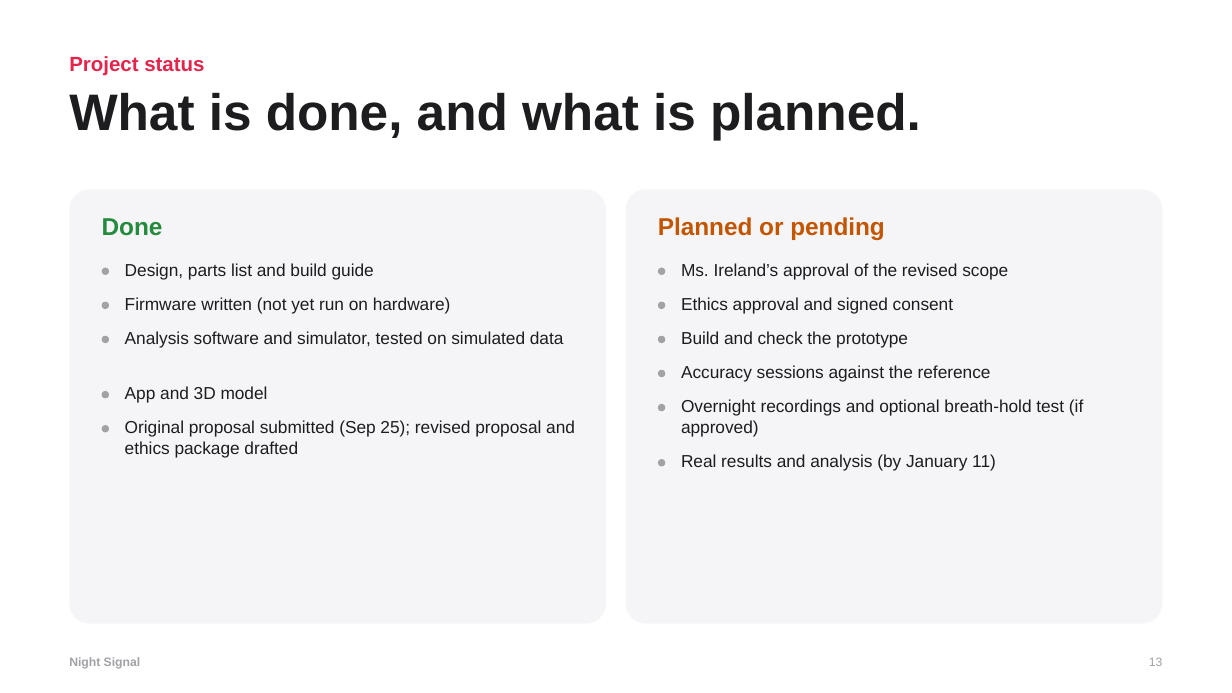
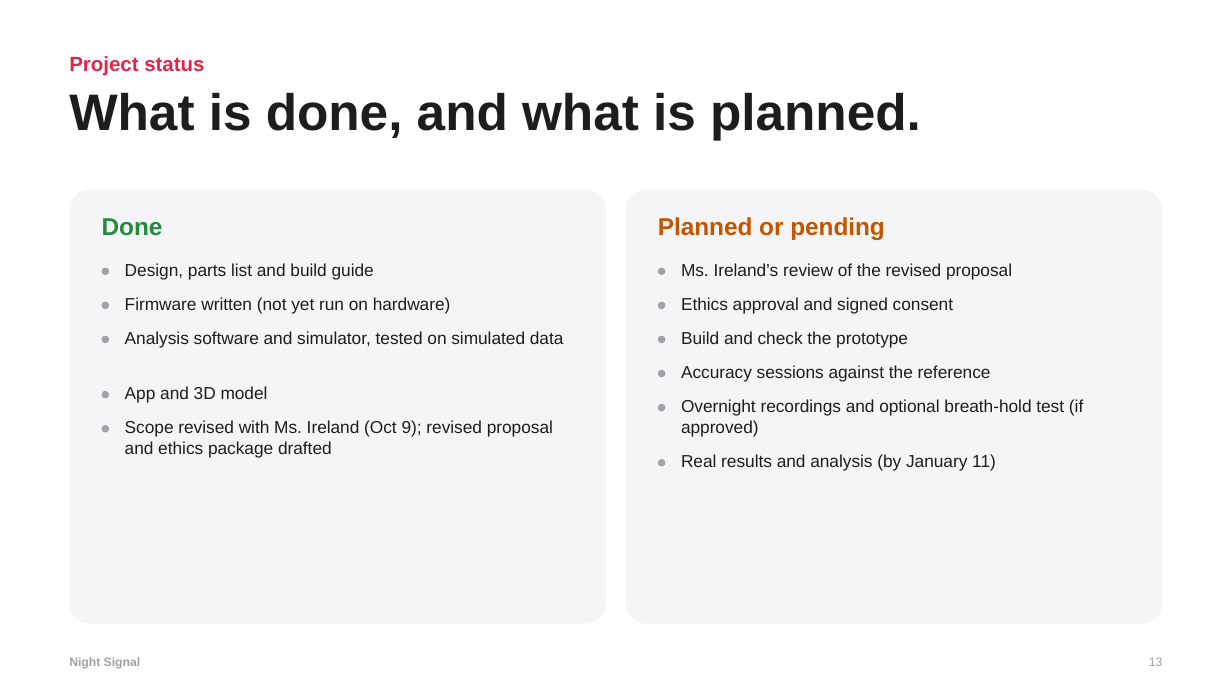
Before and after one commit to gabrielamamanestudent-wq/teetomivV2, a slide deck: slide 13 of science-fair/night-signal/Night_Signal_Presentation.pptx. Drawn at 1232x693 pixels with LibreOffice and Linux fonts; fonts in the diff are those of the drawing. Boxes give left, top, right and bottom in pixels: in the first picture for what was removed or moved away, otherwise in the second. Text is boxed around its words. In the diff, an @@ line names an element or a change of style, - is before the commit and + after.

```diff
--- a/science-fair/night-signal/Night_Signal_Presentation.pptx
+++ b/science-fair/night-signal/Night_Signal_Presentation.pptx
@@ text at [681,263,1012,279]: text changed @@
-Ms. Ireland’s approval of the revised scope
+Ms. Ireland’s review of the revised proposal
@@ text at [125,420,553,458]: text changed @@
-Original proposal submitted (Sep 25); revised proposal and ethics package drafted
+Scope revised with Ms. Ireland (Oct 9); revised proposal and ethics package drafted
```
Also in this commit, not shown: 1 other slide changed, 14 other files.
